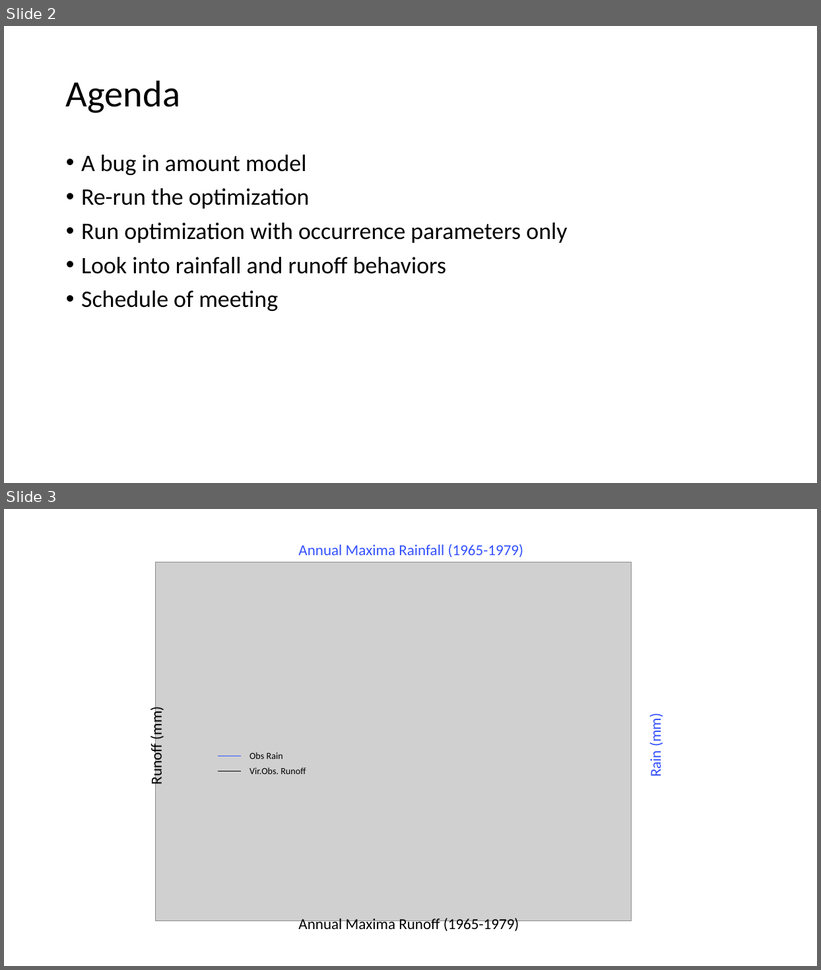
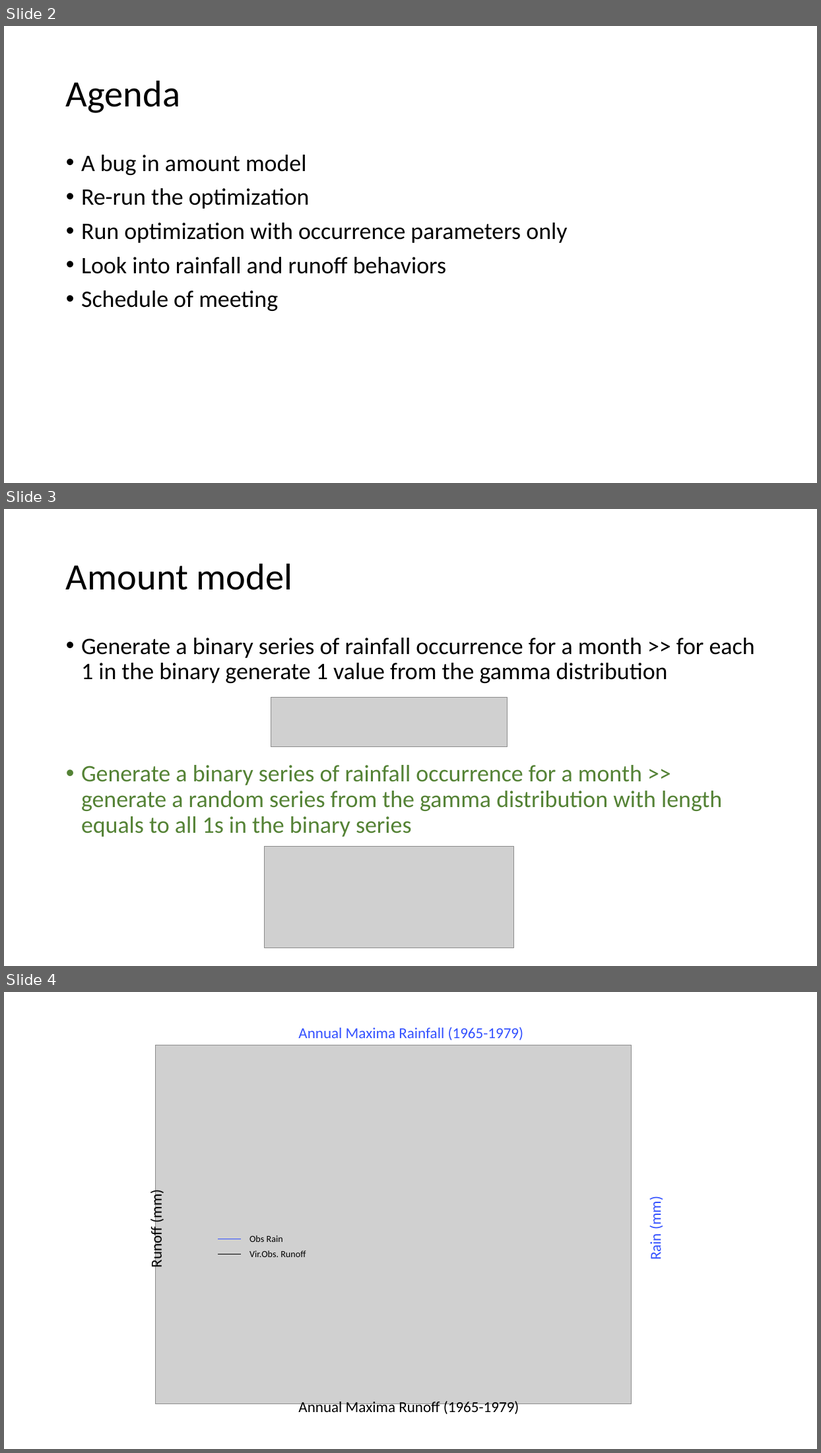
Before and after one commit to thienhuytruongnguyen/PilotStudy01, a slide deck: Meeting 30.pptx. Shown one above the other, each under a label of ours: slides 2 and 3 before the commit, slides 2, 3 and 4 after it. The pictures are 821x970 and 821x1453 pixels, drawn with LibreOffice and Linux fonts; fonts in the diff are those of the drawing; grey boxes stand for pictures. Boxes give left, top, right and bottom in pixels: in the first picture for what was removed or moved away, otherwise in the second. Text is boxed around its words. In the diff, an @@ line names an element or a change of style, - is before the commit and + after.

```diff
--- a/Meeting 30.pptx
+++ b/Meeting 30.pptx
@@ slide 3 added at (x1=4, y1=509, x2=817, y2=966), background #FFFFFF @@
@@ title added at (x1=66, y1=563, x2=292, y2=590), 44 pt, text #000000 @@
+Amount model
@@ text added at (x1=81, y1=638, x2=755, y2=837), 28 pt, text #548235 @@
+• Generate a binary series of rainfall occurrence for a month >> for each 1 in the binary generate 1 value from the gamma distribution
+• Generate a binary series of rainfall occurrence for a month >> generate a random series from the gamma distribution with length equals to all 1s in the binary series
@@ picture added at (x1=271, y1=698, x2=507, y2=747) @@
@@ picture added at (x1=265, y1=846, x2=514, y2=948) @@
@@ what was slide 3 is now slide 4 @@
```
Also in this commit, not shown: 3 slides changed, 2 other slides added, 18 other files.
